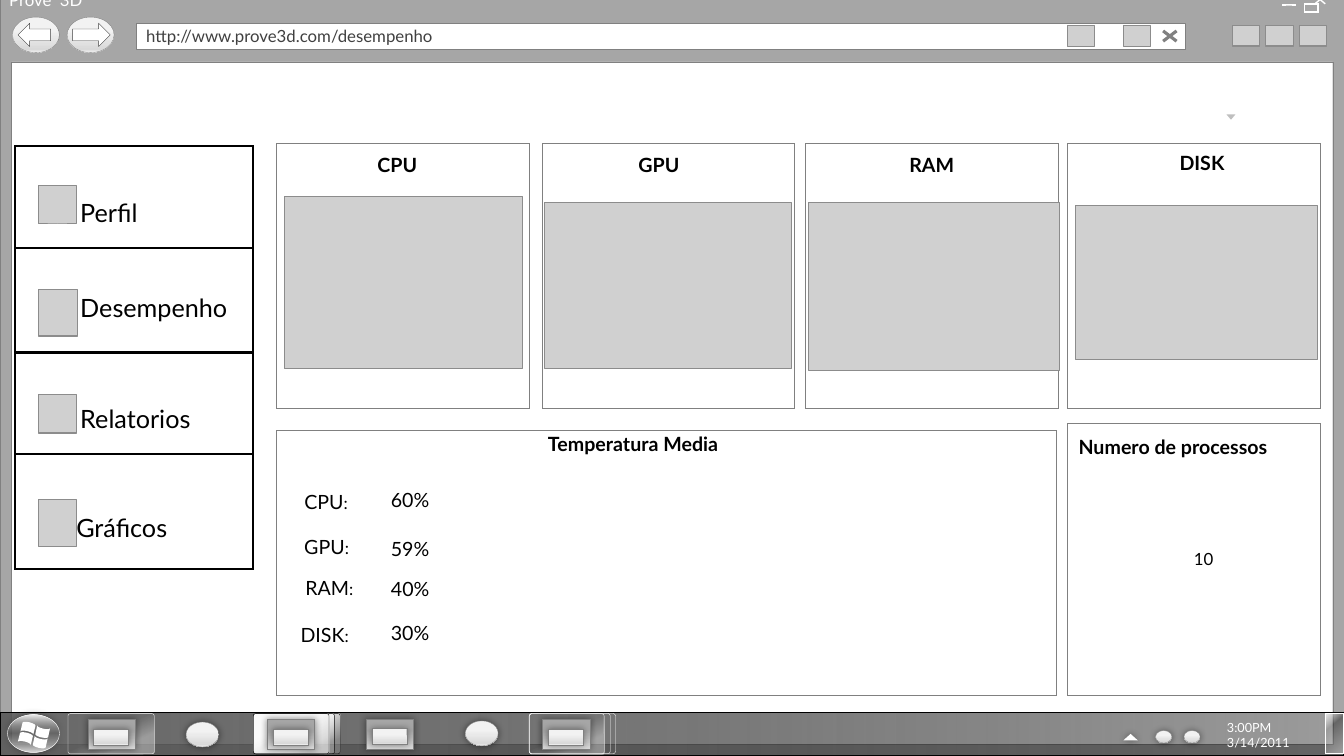
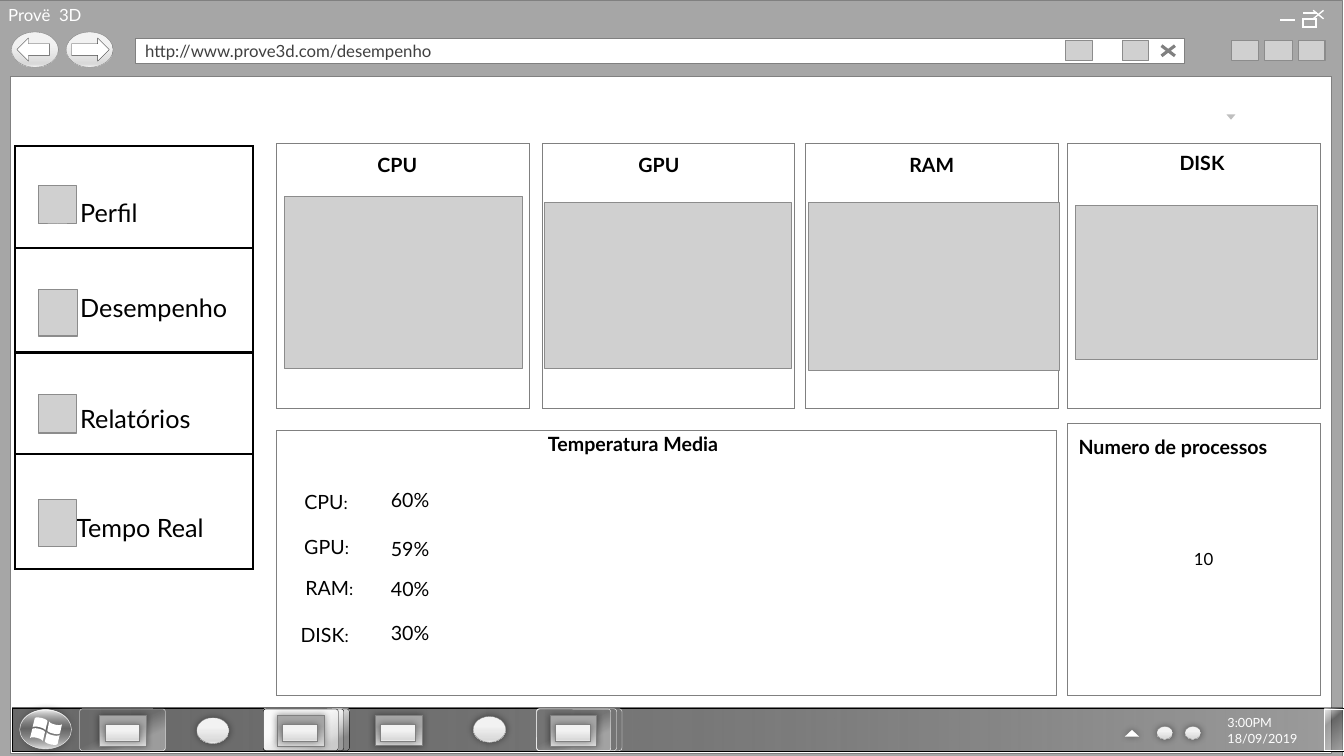
Before and after one commit to 1506kidrauhl/Prove3D, a slide deck: slide 16 of Documentação/MockupDeTelas/Mockup.pptx. Drawn at 1344x756 pixels with LibreOffice and Linux fonts; fonts in the diff are those of the drawing; grey boxes stand for pictures; background and template pictures are left out. Boxes give left, top, right and bottom in pixels: in the first picture for what was removed or moved away, otherwise in the second. Text is boxed around its words. In the diff, an @@ line names an element or a change of style, - is before the commit and + after.

```diff
--- a/Documentação/MockupDeTelas/Mockup.pptx
+++ b/Documentação/MockupDeTelas/Mockup.pptx
@@ rectangle added at <box>1304,13,1317,14</box>, fill #919191, outline #FFFFFF 0.26 pt @@
@@ line moved from (1315, 0) - (1326, 4) to (1314, 10) - (1324, 19) @@
@@ line moved from (1326, 0) - (1315, 4) to (1324, 10) - (1314, 19) @@
@@ 5 pictures, 3 rectangles, 2 ellipses, 2 lines, 1 text, 1 left arrow, 1 right arrow: place and size @@
-5 pictures, 3 rectangles, 2 ellipses, 2 lines, 1 text, 1 left arrow, 1 right arrow at <box>9,0,1328,52</box>
+5 pictures, 3 rectangles, 2 ellipses, 2 lines, 1 text, 1 left arrow, 1 right arrow at <box>8,9,1326,68</box>
@@ rectangle: place and size @@
-rectangle at <box>12,62,1334,744</box>
+rectangle at <box>11,77,1332,753</box>
@@ text in rectangle at <box>80,409,190,429</box>: text changed @@
-Relatorios
+Relatórios
@@ text in rectangle at <box>76,515,204,541</box>: text changed @@
-Gráficos
+Tempo Real
@@ rectangle: place and size @@
-rectangle at <box>0,713,1344,755</box>
+rectangle at <box>12,708,1343,752</box>
@@ ellipse: place and size @@
-ellipse at <box>7,715,59,752</box>
+ellipse at <box>20,710,72,749</box>
@@ 1 rectangle, 1 rounded rectangle, 1 ellipse: place and size @@
-1 rectangle, 1 rounded rectangle, 1 ellipse at <box>466,714,616,754</box>
+1 rectangle, 1 rounded rectangle, 1 ellipse at <box>473,709,622,750</box>
@@ 7 rectangles, 6 rounded rectangles, 4 flow chart online storages, 1 ellipse: place and size @@
-7 rectangles, 6 rounded rectangles, 4 flow chart online storages, 1 ellipse at <box>18,714,610,754</box>
+7 rectangles, 6 rounded rectangles, 4 flow chart online storages, 1 ellipse at <box>30,709,617,750</box>
@@ 2 ellipses, 1 rectangle, 1 triangle: place and size @@
-2 ellipses, 1 rectangle, 1 triangle at <box>1123,714,1344,753</box>
+2 ellipses, 1 rectangle, 1 triangle at <box>1125,709,1343,750</box>
@@ text at <box>1227,734,1297,743</box>: text changed @@
-3/14/2011
+18/09/2019
```
Also in this commit, not shown: 4 other slides changed, 9 other files.
